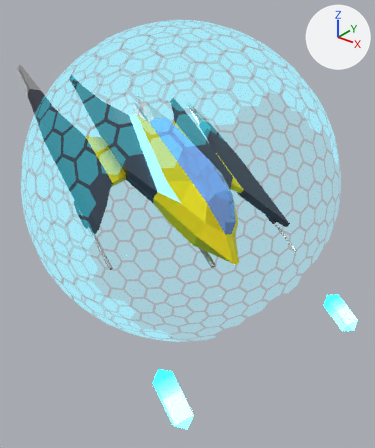
Two versions of the Blender file Assets/Art/Title Art/TitleArt.blend, one commit apart.
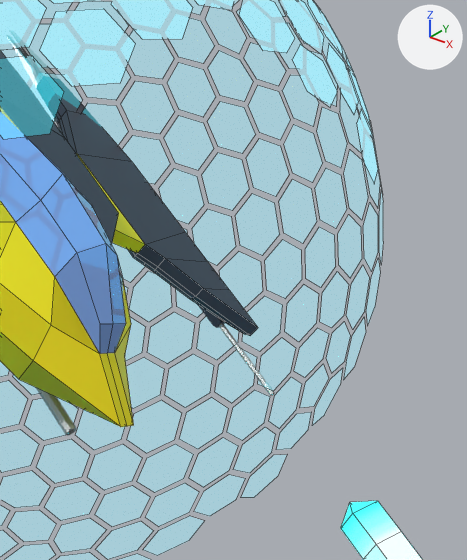
The first picture shows the older version from a camera (50 mm lens) standing at (16.93, -17.69, 2.77) and looking at (7.34, -5.71, -4.65). The close-ups show both versions on the part from 49% to 100% of the width and 20% to 71% of the height of that picture; other places that the commit changed are outside them. Arrows for +X, +Y and +Z are at upper right; the lights stay in place. The close-ups show mesh edges as thin lines.

The older version as bpy lines, for what is in view:
```python
me_cube_004 = bpy.data.meshes.new('Cube.004')
me_cube_004.from_pydata(...)  # 128 vertices, 120 faces; spans x -0.5..1.5, y -0.3..29.4, z -0.3..0.3
# faces by material slot: [48, 70, 2]
me_cube_004.materials.append(mat_ship_metal)  # grey #bbbbbb
me_cube_004.materials.append(mat_ship_body)  # dark blue #4e505d
me_cube_004.materials.append(mat_ship_glow)  # cyan #81cfe7
me_cube_006 = bpy.data.meshes.new('Cube.006')
me_cube_006.from_pydata(...)  # 9 vertices, 9 faces; spans x -3.18..0.0, y -1.0..1.0, z -1.0..1.0
me_cube_006.materials.append(mat_blue_emission)
me_icosphere_011 = bpy.data.meshes.new('Icosphere.011')
me_icosphere_011.from_pydata(...)  # 2384 vertices, 399 faces; spans x -0.99..0.92, y -0.99..0.99, z -0.99..0.99
me_icosphere_011.materials.append(mat_shield_mat)  # white #fff4fc
ob_player_bullet_002 = bpy.data.objects.new('Player Bullet.002', me_cube_006)
ob_player_bullet_002.location = (11.8, -2.89, -7.75)
ob_player_bullet_002.rotation_euler = (-1.437, 0.501, -0.306)  # degrees (-82, 29, -18)
ob_player_bullet_002.scale = (0.233, 0.233, 0.233)
_m = ob_player_bullet_002.modifiers.new('Mirror', 'MIRROR')
_m.use_clip = True
ob_shield = bpy.data.objects.new('Shield', me_icosphere_011)
ob_shield.location = (6.52, -5.01, -3.7)
ob_shield.scale = (5.23, 5.23, 5.23)
ob_sidecannons = bpy.data.objects.new('SideCannons', me_cube_004)
ob_sidecannons.parent = ob_ship
ob_sidecannons.location = (1.427, -4.358, -0.683)
ob_sidecannons.scale = (1.16, 0.3, 0.3)
# also in view: 'MainCannon' at (7.7, -5.6, -5.26); 'Ship' at (5.46, -4.69, -3.03)
```
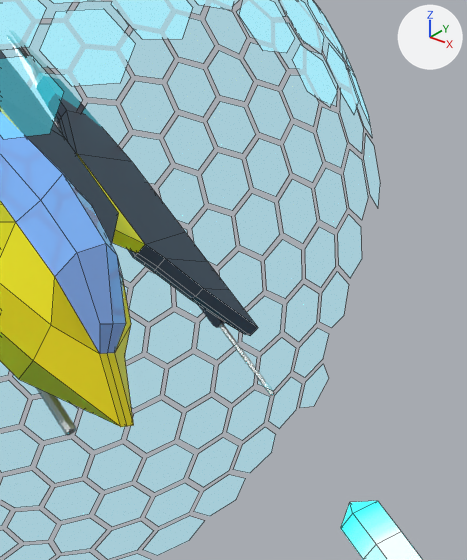
The change in detail:
me_icosphere_011 is used by ob_shield; location (6.52, -5.01, -3.7); scale (5.23, 5.23, 5.23).
me_icosphere_011 had 2384 vertices, 399 faces and spanned x -0.99..0.92, y -0.99..0.99, z -0.99..0.99.
me_icosphere_011 now has 2312 vertices, 387 faces and spans x -0.99..0.87, y -0.99..0.99, z -0.99..0.99.
me_icosphere_011 part 1: 12 loose pieces with 72 vertices, spanning x -0.32..0.92, y -0.76..0.65, z -0.69..0.72, are deleted.

What differs and where, as boxes (x1, y1, x2, y2) in the close-ups (467 x 560 px):
'Shield', reshaped
    before: (0, 0, 383, 560)
    after: (0, 0, 380, 560)
part 1 of me_icosphere_011, deleted (cyan)
    before: (241, 109, 383, 498)
